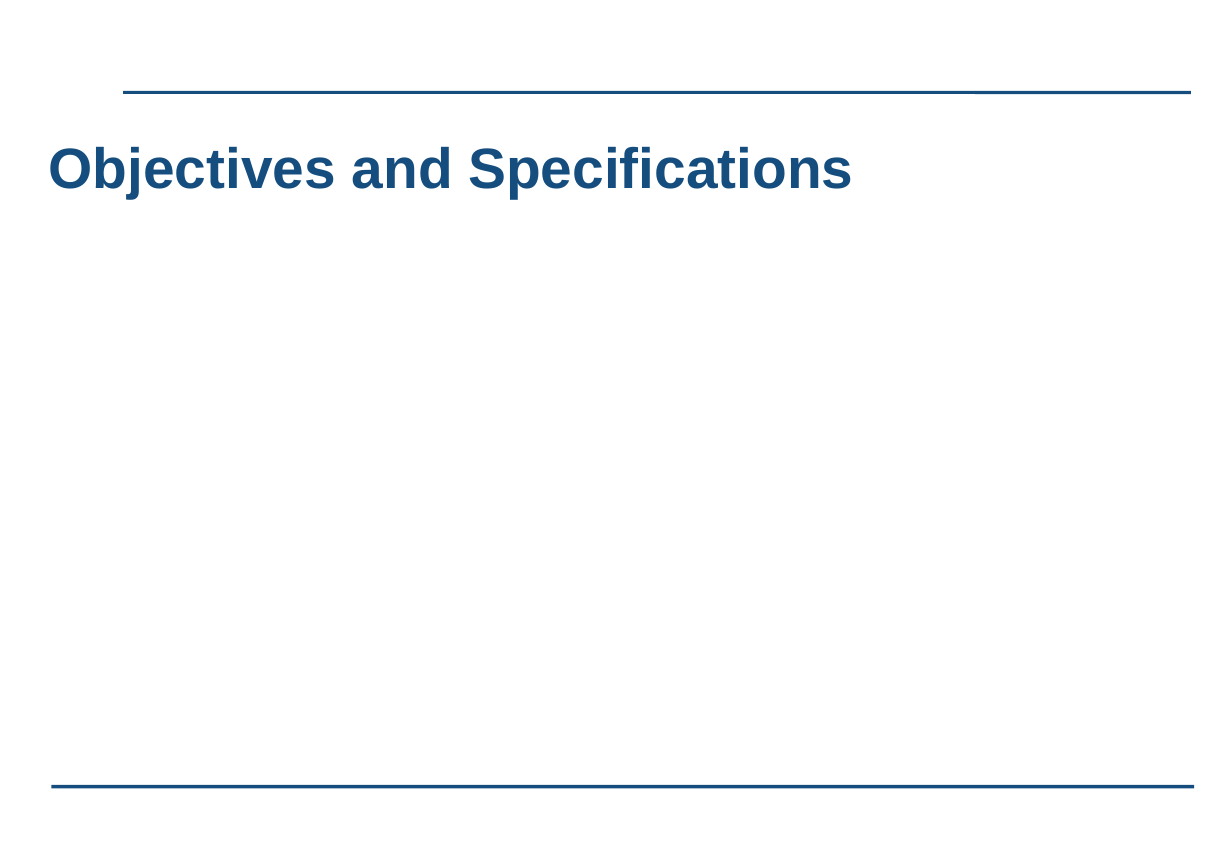
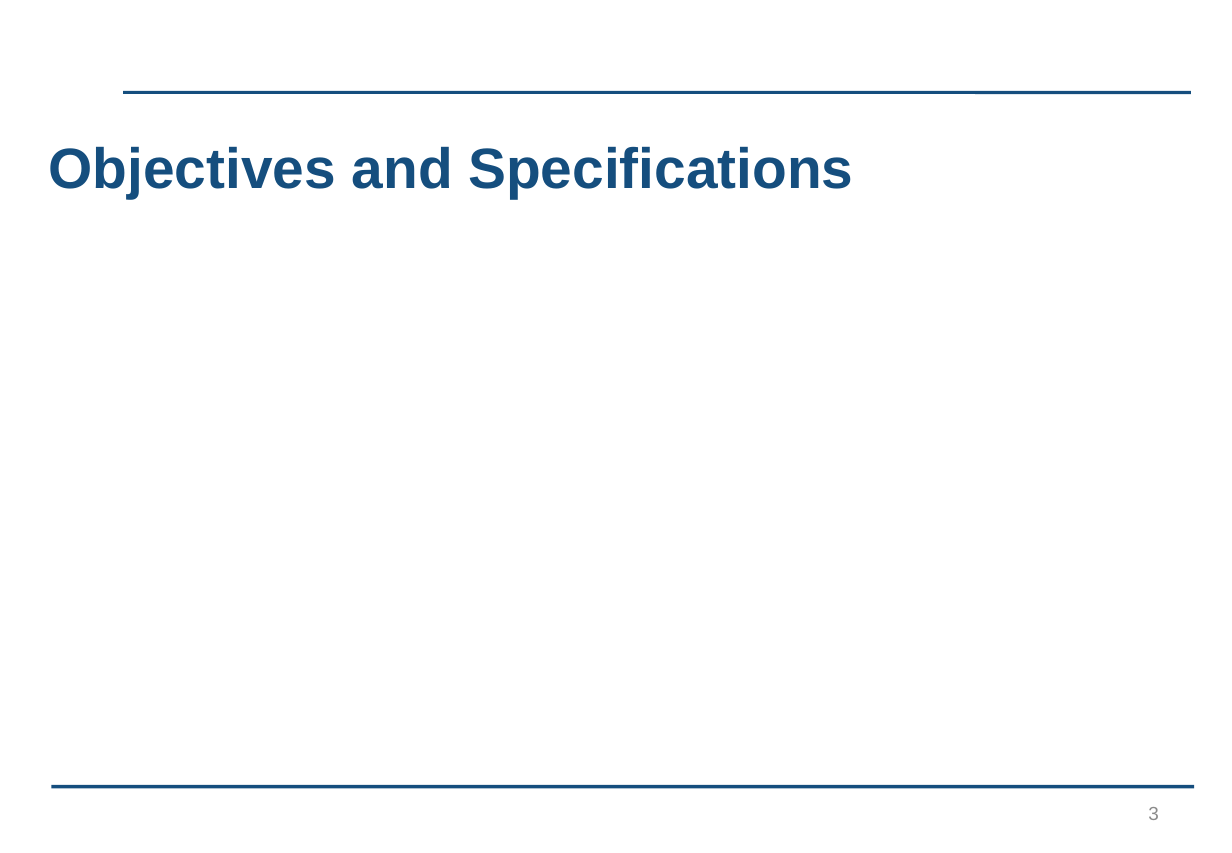
Before and after one commit to kayjayB/I_cant_hear_you, a slide deck: slide 3 of Presentation/Lab Project Presentation.pptx. Drawn at 1232x853 pixels with LibreOffice and Linux fonts; fonts in the diff are those of the drawing; background and template pictures are left out. Boxes give left, top, right and bottom in pixels: in the first picture for what was removed or moved away, otherwise in the second. Text is boxed around its words. In the diff, an @@ line names an element or a change of style, - is before the commit and + after.

```diff
--- a/Presentation/Lab Project Presentation.pptx
+++ b/Presentation/Lab Project Presentation.pptx
@@ page number added at box(1148, 807, 1159, 820), 12 pt, text #8C8C8C @@
+3
```
Also in this commit, not shown: 11 other slides changed.
